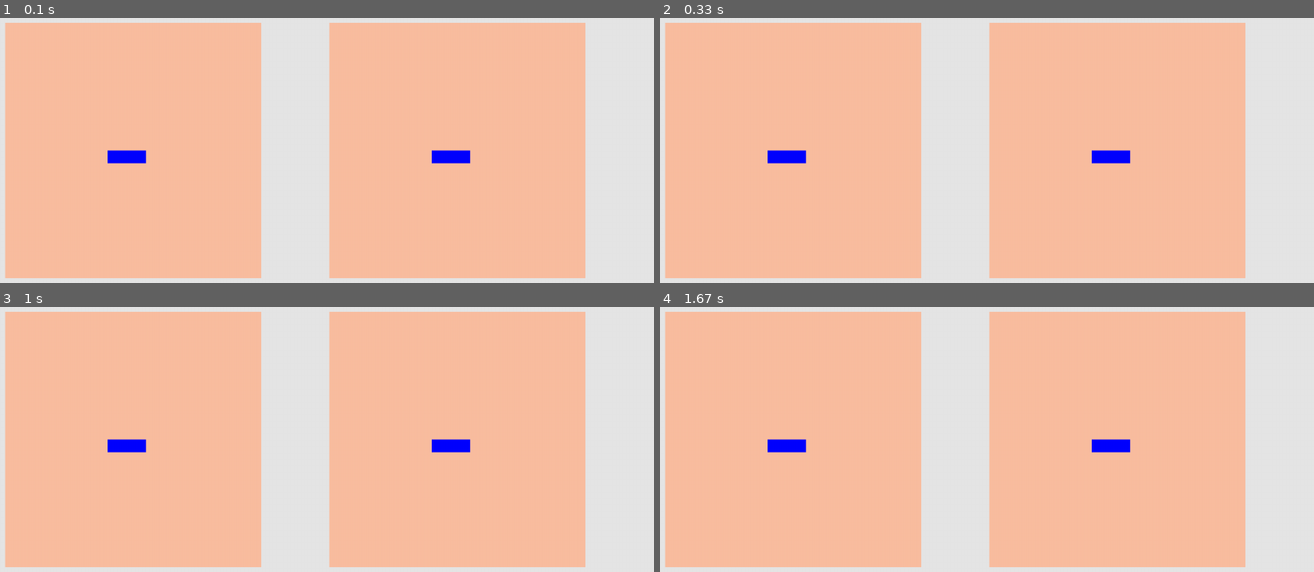
Above: before the commit, frames 1-4 (two rows, left to right).
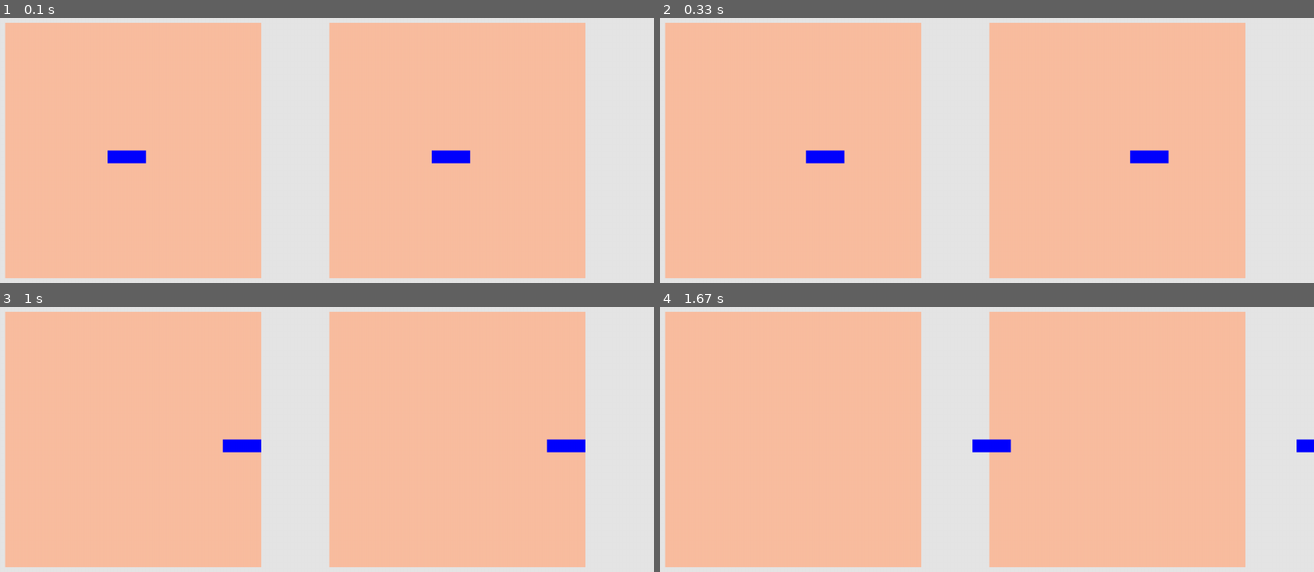
Above: after the commit, the same moments.

Repository: SamiFatmi/Snake-AI
Game: pygame game, started from snake_training_academy.py
Two runs of this game, one before a commit and one after it. Both use one fixed random seed, a clock stepped at 60 frames per second and the inputs below.
Inputs:
- Up to frame 1 (0.1 s): no input
- Up to frame 2 (0.33 s): no input
- Up to frame 3 (1 s): no input
- Up to frame 4 (1.67 s): no input

Frame 1 is identical in both runs. In frame 2, 1.2% of the frame differs, in the area x 16-78%, y 49-55%; in frame 3, 1.2%, in the area x 16-90%, y 49-55%; in frame 4, 1.1%.

Commit message:
snake movement + screen update

Diff:
--- a/snake_training_academy.py
+++ b/snake_training_academy.py
@@ -1,4 +1,3 @@
-from cmath import rect
 import pygame, sys, random
 from pygame.math import Vector2
 
@@ -20,6 +19,30 @@
         for box in self.body :
             box_rect = pygame.Rect(box.x*cell_size+self.limits[0],box.y*cell_size+self.limits[2],cell_size,cell_size)
             pygame.draw.rect(window,pygame.Color("blue"),box_rect)
+
+    def move_snake(self):
+        body_copy = self.body[:]
+        body_copy.insert(0,self.body[0]+self.direction)
+        self.body = body_copy[:-1]
+
+
+class FRUIT():
+    def __init__(self,screen=1) -> None:
+        self.screen = screen
+        self.limits = self.screen_limits()
+        self.x = random.randint(0,n_cells-1)
+        self.y = random.randint(0,n_cells-1)
+        self.position = Vector2(self.x,self.y)
+
+    def screen_limits(self):
+        if self.screen == 1 :
+            return x_gap,x_gap+game_dim,y_gap,y_gap+game_dim
+        elif self.screen == 2:
+            return x_gap*2+game_dim,2*(x_gap+game_dim),y_gap,y_gap+game_dim
+
+    def draw_fruit(self):
+        fruit_rect = pygame.Rect(self.limits[0]+self.position.x*cell_size,self.limits[2]+self.position.y*cell_size,cell_size,cell_size)
+        pygame.draw.rect(window,pygame.Color("red"),fruit_rect)
 
 
 
@@ -47,6 +70,11 @@
 
 clock = pygame.time.Clock()
 
+# screen update
+
+SCREEN_UPDATE = pygame.USEREVENT
+pygame.time.set_timer(SCREEN_UPDATE,100)
+
 
 #game loop
 
@@ -55,6 +83,10 @@
         if event.type == pygame.QUIT:
             pygame.quit()
             sys.exit()
+
+        if event.type == SCREEN_UPDATE :
+            snake1.move_snake()
+            snake2.move_snake()
 
     window.fill((230,230,230))
 
